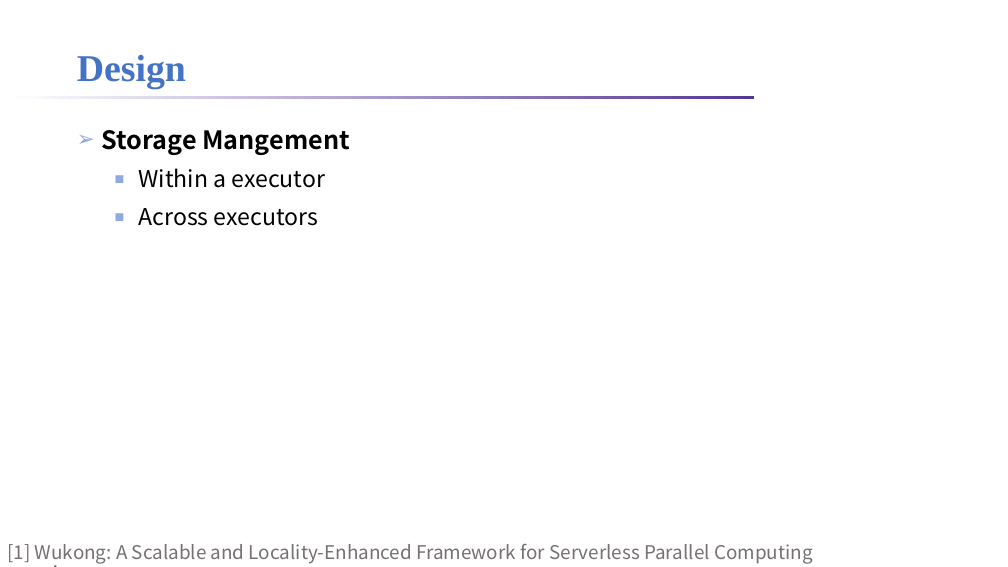
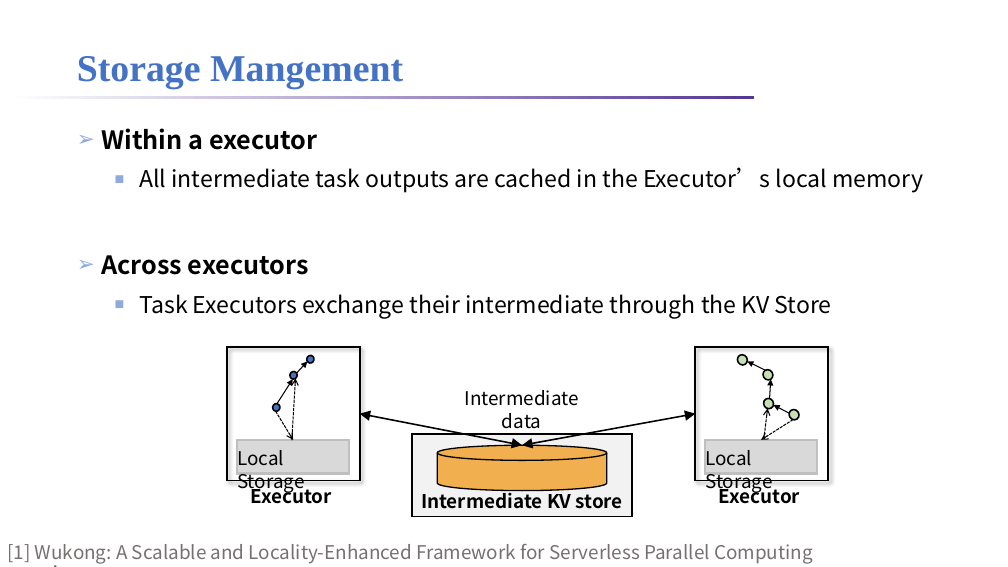
Before and after one commit to lt2000/ADSL, a slide deck: slide 17 of meeting/利用调度解决Serverless的IO时延问题.pptx (slide 13 before the commit). Drawn at 1008x567 pixels with LibreOffice and Linux fonts; fonts in the diff are those of the drawing; background and template pictures are left out. Boxes give left, top, right and bottom in pixels: in the first picture for what was removed or moved away, otherwise in the second. Text is boxed around its words. In the diff, an @@ line names an element or a change of style, - is before the commit and + after.

Commit message:
update ppt

```diff
--- a/meeting/利用调度解决Serverless的IO时延问题.pptx
+++ b/meeting/利用调度解决Serverless的IO时延问题.pptx
@@ title at (x1=77, y1=56, x2=403, y2=89): text changed @@
-Design
+Storage Mangement
@@ text at (x1=101, y1=130, x2=349, y2=155): paragraph removed @@
-➢ Storage Mangement
@@ text at (x1=101, y1=128, x2=318, y2=275): size 22 to 24 pt, bold on in "Within a executor", "Across executors"; bullet ■ to ➢; list level 2 to 1 in "Within a executor"; line spacing 1 to 1.2; list level 2 to 1 in "Across executors" @@
@@ text at (x1=139, y1=167, x2=923, y2=193): paragraph added @@
+  ■ All intermediate task outputs are cached in the Executor’s local memory
@@ text at (x1=139, y1=294, x2=832, y2=318): paragraph added @@
+  ■ Task Executors exchange their intermediate through the KV Store
@@ rectangle added at (x1=228, y1=347, x2=360, y2=481), outline #000000 1.5 pt @@
@@ rectangle added at (x1=696, y1=347, x2=828, y2=481), outline #000000 1.5 pt @@
@@ arrow added from (292, 440) to (296, 379), #000000 1 pt dashed @@
@@ group added at (x1=272, y1=355, x2=315, y2=412): 3 ellipses, 2 arrows @@
@@ group added at (x1=736, y1=353, x2=801, y2=422): 4 ellipses, 3 arrows @@
@@ arrow added from (276, 411) to (293, 440), #000000 1 pt dashed @@
@@ double arrow added from (523, 445) to (360, 414), #000000 1.5 pt @@
@@ text added at (x1=465, y1=390, x2=579, y2=429), 18 pt, text #000000 @@
+Intermediate data
@@ double arrow added from (523, 445) to (696, 414), #000000 1.5 pt @@
@@ arrow added from (764, 439) to (768, 408), #000000 1 pt dashed @@
@@ rectangle added at (x1=237, y1=440, x2=349, y2=473), fill #D9D9D9, outline #BFBFBF 2.25 pt @@
@@ rectangle added at (x1=412, y1=434, x2=632, y2=516), fill #F2F2F2, outline #000000 1.25 pt @@
@@ cylinder added at (x1=437, y1=445, x2=606, y2=491), fill #F1AF4F, outline #000000 1.25 pt @@
@@ rectangle added at (x1=705, y1=440, x2=817, y2=473), fill #D9D9D9, outline #BFBFBF 2.25 pt @@
@@ arrow added from (793, 420) to (761, 440), #000000 1 pt dashed @@
@@ text added at (x1=237, y1=450, x2=304, y2=493), 18 pt, text #000000 @@
+Local Storage
@@ text added at (x1=705, y1=450, x2=772, y2=493), 18 pt, text #000000 @@
+Local Storage
@@ text added at (x1=251, y1=483, x2=332, y2=504), 18 pt, text #000000, bold @@
+Executor
@@ text added at (x1=421, y1=489, x2=623, y2=509), 18 pt, text #000000, bold @@
+Intermediate KV store
@@ text added at (x1=719, y1=483, x2=800, y2=504), 18 pt, text #000000, bold @@
+Executor
```
Also in this commit, not shown: 11 other slides changed, 5 slides added, 1 other file.
